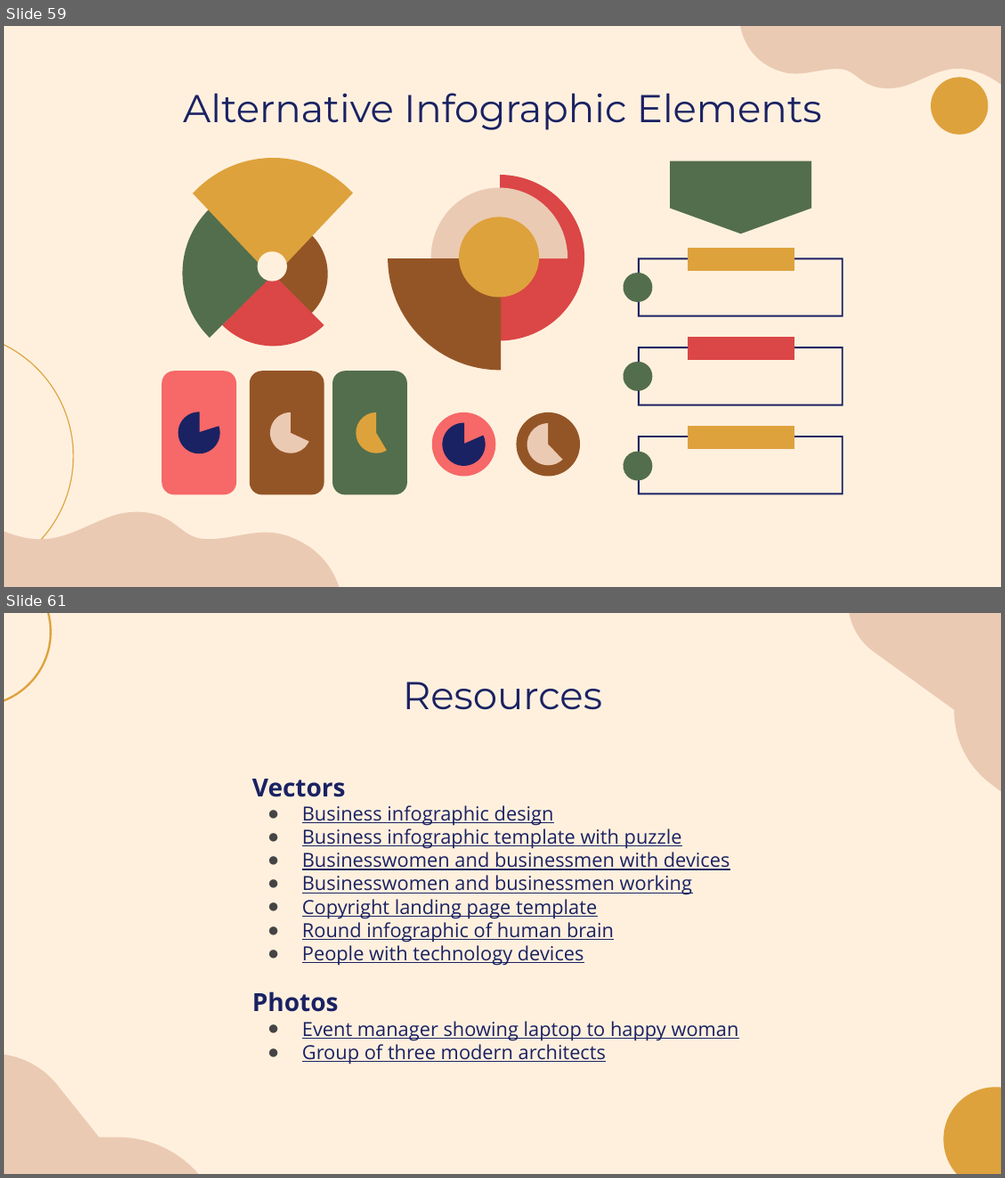
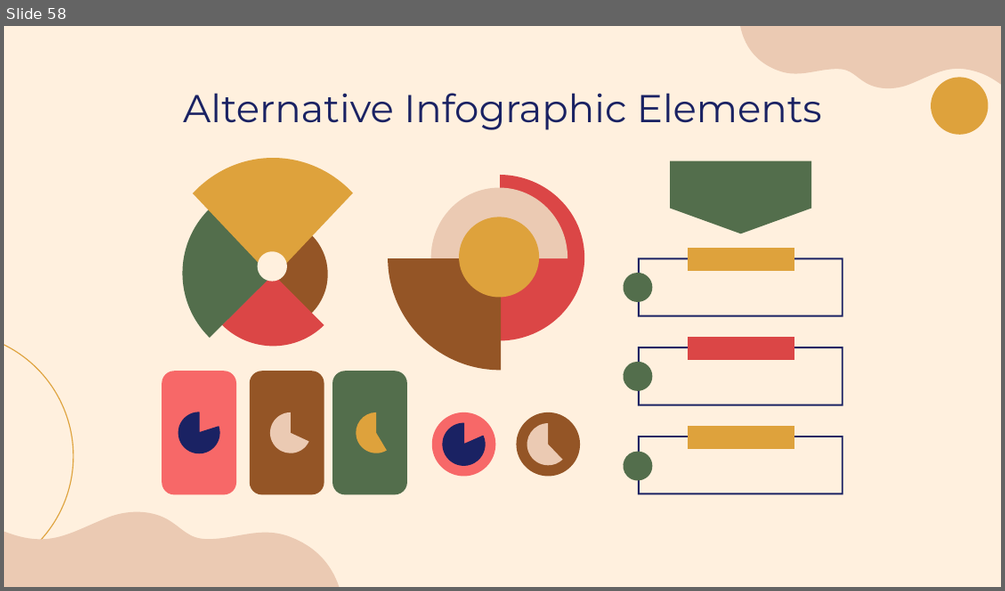
Before and after one commit to laibabintatahir/SRS-HMS, a slide deck: SRS.pptx. Shown one above the other, each under a label of ours: slides 59 and 61 before the commit, slide 58 after it; the slides between them are not shown. The pictures are 1005x1178 and 1005x591 pixels, drawn with LibreOffice and Linux fonts; fonts in the diff are those of the drawing. Boxes give left, top, right and bottom in pixels: in the first picture for what was removed or moved away, otherwise in the second. Text is boxed around its words. In the diff, an @@ line names an element or a change of style, - is before the commit and + after.

```diff
--- a/SRS.pptx
+++ b/SRS.pptx
@@ slide 61 removed at box(4, 613, 1001, 1174), background #FFF0DE @@
@@ freeform shape removed at box(4, 613, 51, 706) @@
@@ freeform shape removed at box(848, 613, 1001, 803) @@
@@ title removed at box(403, 682, 602, 710) @@
-Resources
@@ text removed at box(252, 779, 739, 1064) @@
-Vectors
-● Business infographic design
-● Business infographic template with puzzle
-● Businesswomen and businessmen with devices
-● Businesswomen and businessmen working
-● Copyright landing page template
-● Round infographic of human brain
-● People with technology devices
-Photos
-● Event manager showing laptop to happy woman
-● Group of three modern architects
@@ freeform shape removed at box(4, 1054, 209, 1174) @@
@@ freeform shape removed at box(938, 1086, 1001, 1174) @@
@@ what was slide 59 is now slide 58 @@
```
Also in this commit, not shown: 4 slides changed, 2 other slides removed.
